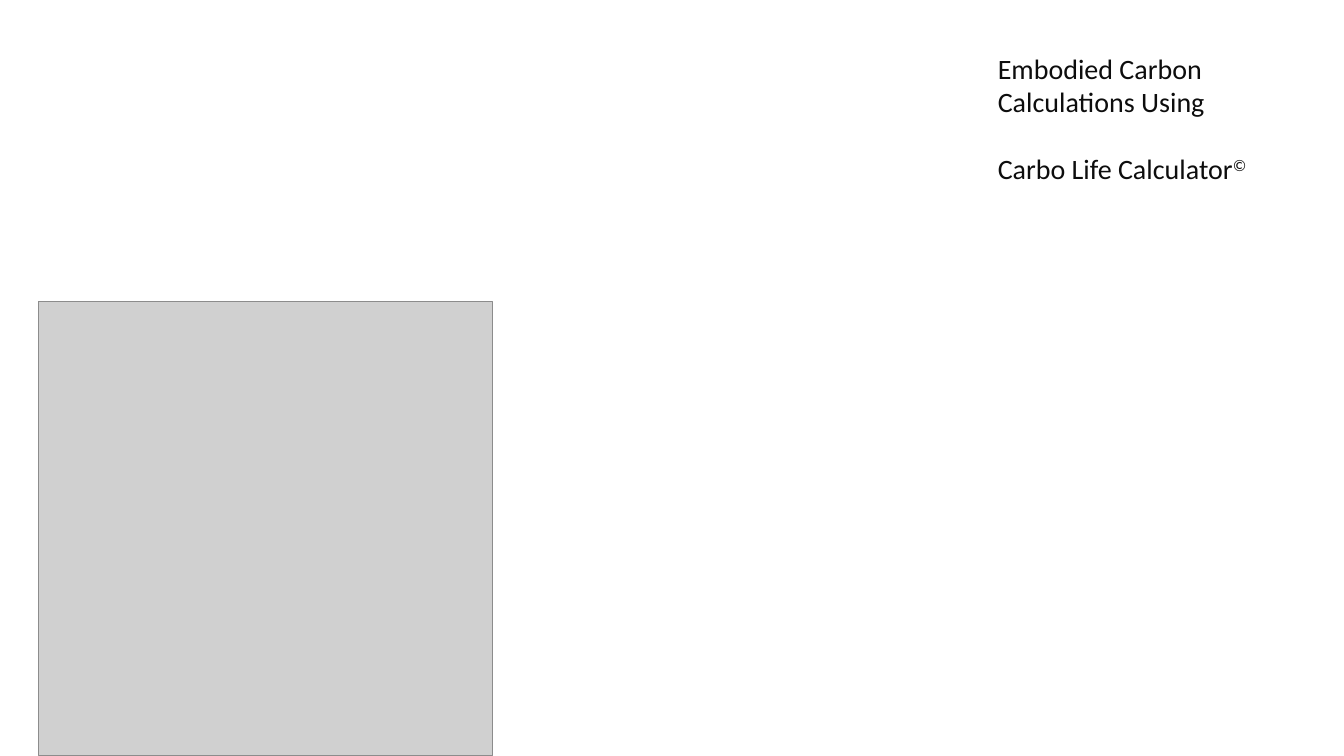
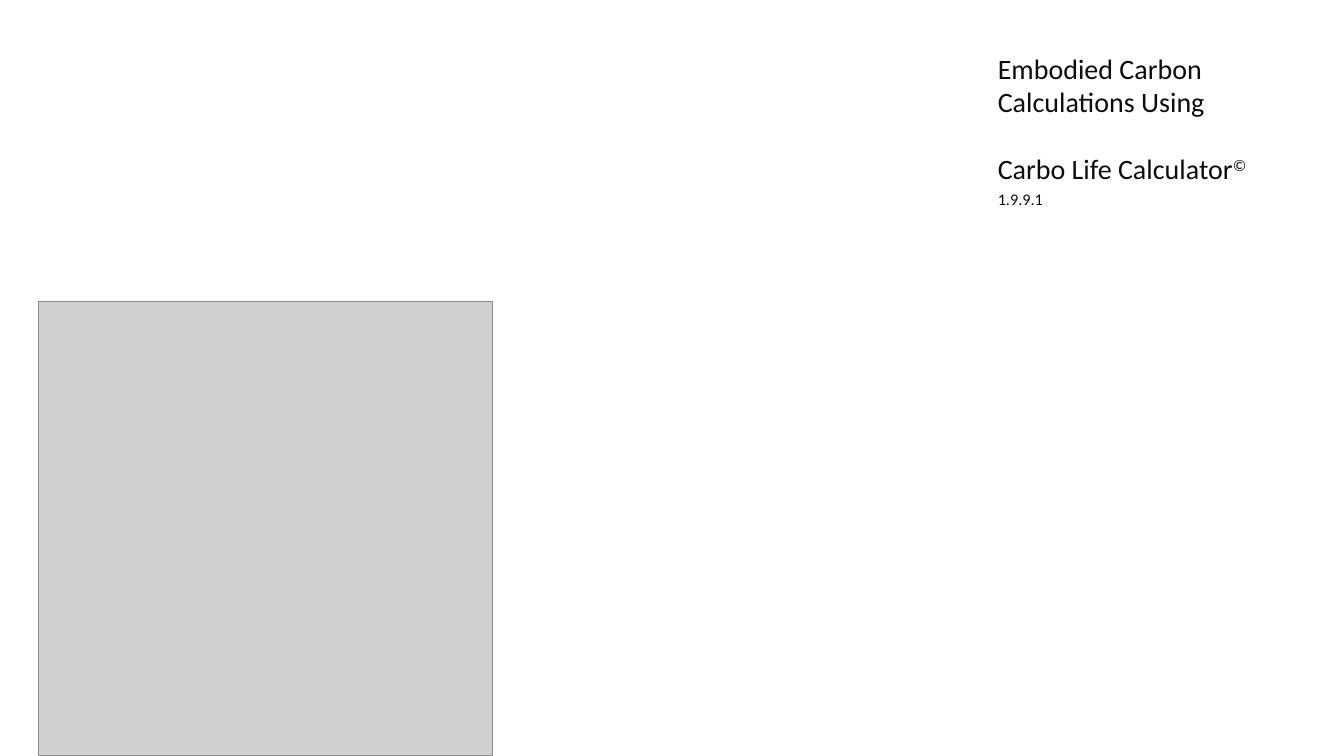
Before and after one commit to DavidVeld/CarboLifeCalc, a slide deck: slide 1 of CarboLifeCalc/Resources/DV_CarboCalcReporting.pptx. Drawn at 1344x756 pixels with LibreOffice and Linux fonts; fonts in the diff are those of the drawing; grey boxes stand for pictures. Boxes give left, top, right and bottom in pixels: in the first picture for what was removed or moved away, otherwise in the second. Text is boxed around its words. In the diff, an @@ line names an element or a change of style, - is before the commit and + after.

```diff
--- a/CarboLifeCalc/Resources/DV_CarboCalcReporting.pptx
+++ b/CarboLifeCalc/Resources/DV_CarboCalcReporting.pptx
@@ text at (x1=998, y1=194, x2=1043, y2=205): paragraph added @@
+1.9.9.1
```
Also in this commit, not shown: 6 other slides changed, 34 other files.
